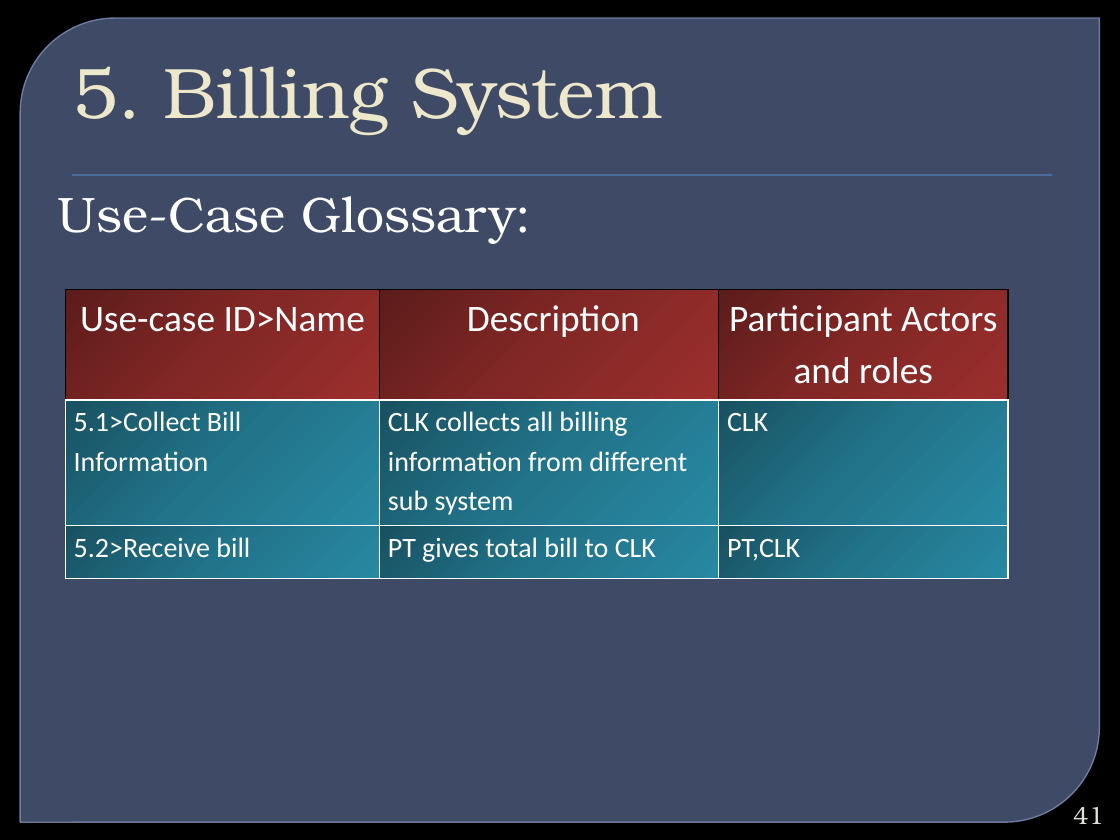
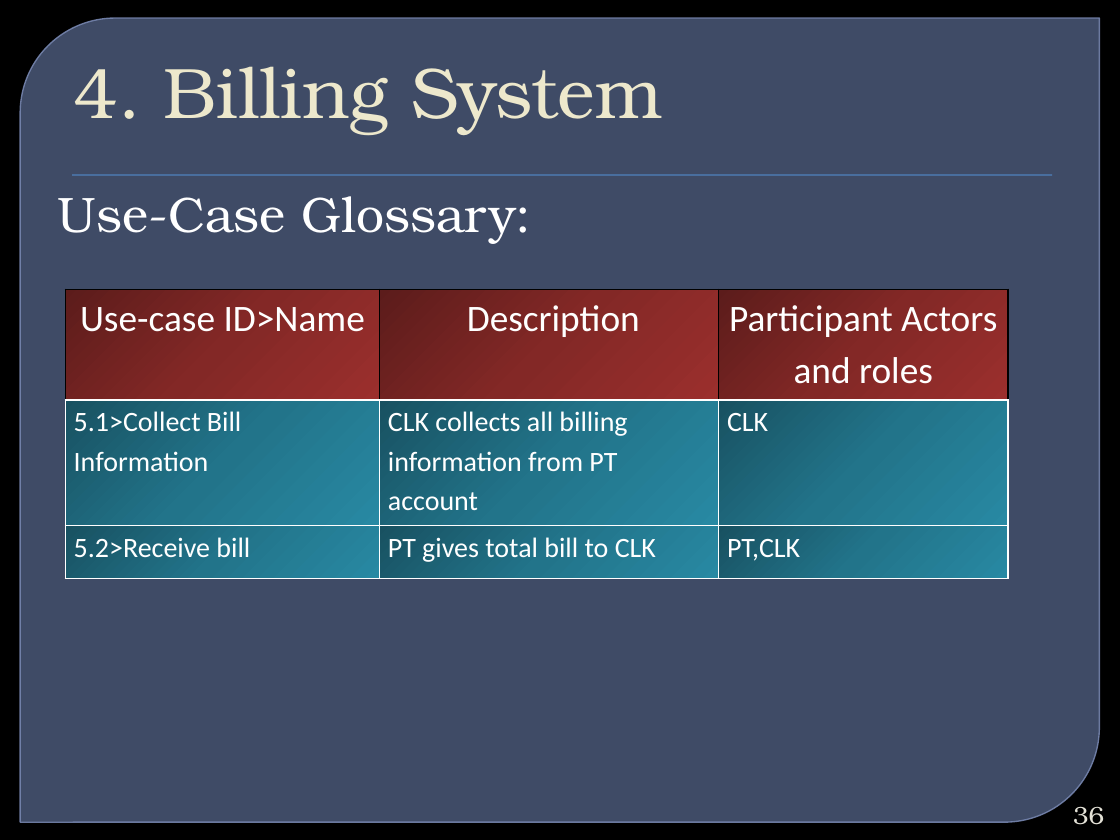
Before and after one commit to bimurtobadhan/CSE308HospitalManagementSystem1005016, a slide deck: slide 36 of Week 5/Sequence Activity State_Chart.pptx (slide 41 before the commit). Drawn at 1120x840 pixels with LibreOffice and Linux fonts; fonts in the diff are those of the drawing; background and template pictures are left out. Boxes give left, top, right and bottom in pixels: in the first picture for what was removed or moved away, otherwise in the second. Text is boxed around its words. In the diff, an @@ line names an element or a change of style, - is before the commit and + after.

```diff
--- a/Week 5/Sequence Activity State_Chart.pptx
+++ b/Week 5/Sequence Activity State_Chart.pptx
@@ title at (x1=74, y1=66, x2=662, y2=135): text changed @@
-5. Billing System
+4. Billing System
@@ table at (x1=65, y1=289, x2=1008, y2=578) @@
-row 2, column 2: CLK collects all billing information from different sub system
+row 2, column 2: CLK collects all billing information from PT account
@@ page number at (x1=1073, y1=806, x2=1104, y2=825): text changed @@
-41
+36
```
Also in this commit, not shown: 10 other slides changed, 4 other files.
